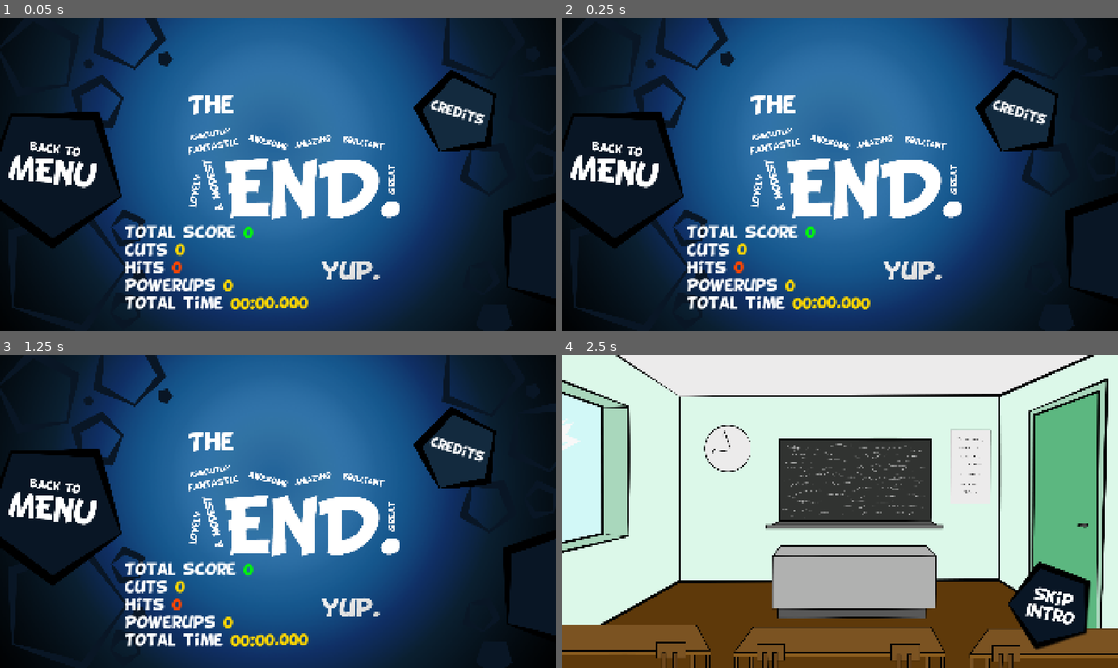
Above: before the commit, frames 1-4 (two rows, left to right).
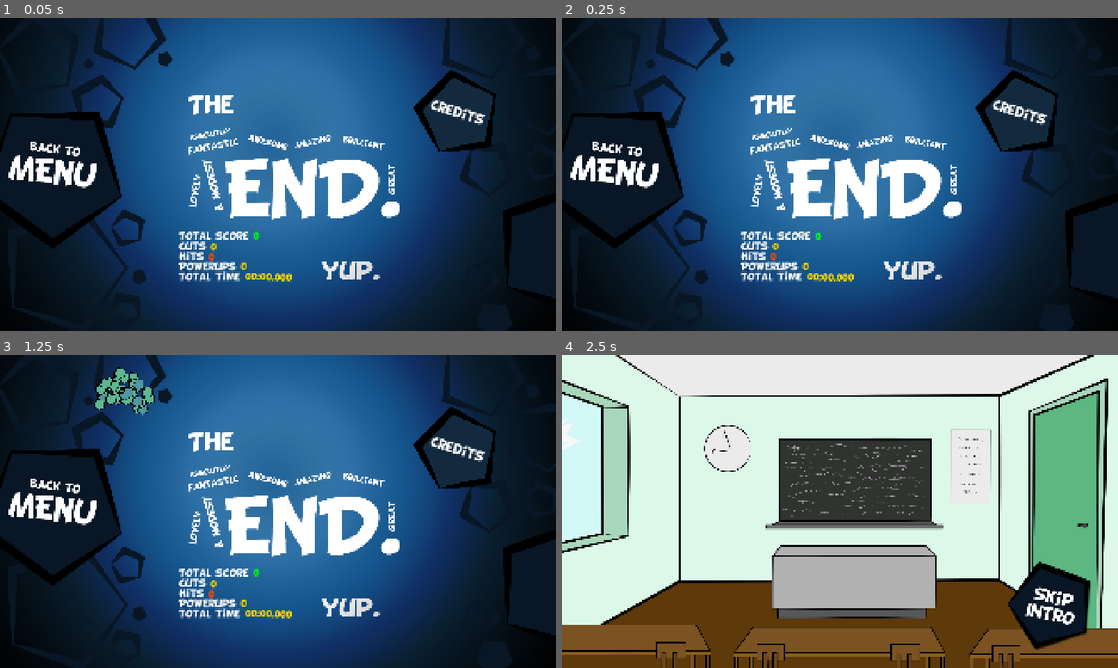
Above: after the commit, the same moments.

Repository: Trickylady/The-Exam-Scam
Game: Godot game, scene res://scenes/youwin.tscn
The game is run twice, just before and just after one commit, with the same random seed, the same clock (stepped at 60 frames per second) and the same inputs. This scene is started directly instead of the project's main scene.
Inputs (mouse positions are in pixels of both pictures, inside the frame that each line leads up to):
- Up to frame 1 (0.05 s): no input
- Up to frame 2 (0.25 s): no input
- Up to frame 3 (1.25 s): tap Enter at 0.5 s; move the mouse to (400, 495) at 0.52 s; hold A (boost_speed) from 0.53 s (still down); click (400, 495) at 0.67 s
- Up to frame 4 (2.5 s): release A (boost_speed) at 1.25 s; click (617, 511) at 1.25 s; click (851, 473) at 2 s

The runs differ from the first frame. In frame 1, 3.4% of the frame differs, in the area x 22-56%, y 66-94%; in frame 2, 3.4%; in frame 3, 4.4%, in the area x 16-56%, y 3-94%; in frame 4, nothing differs.

Commit message:
fireworks and ui update

Diff:
--- /dev/null
+++ b/instances/fireworks.tscn
@@ -0,0 +1,36 @@
+[gd_scene load_steps=5 format=3 uid="uid://cxrv7vliiuic8"]
+
+[ext_resource type="Texture2D" uid="uid://6pne2ccagldk" path="res://images/ui/emptybutton.png" id="1_ycncq"]
+
+[sub_resource type="Curve" id="Curve_amtt2"]
+_data = [Vector2(0, 0.0453452), 0.0, 0.0, 0, 0, Vector2(0.100213, 0.958266), 0.0, 0.0, 0, 0, Vector2(1, 0), 0.0, 0.0, 0, 0]
+point_count = 3
+
+[sub_resource type="Gradient" id="Gradient_5e0pf"]
+offsets = PackedFloat32Array(0.426637, 0.756208, 1)
+colors = PackedColorArray(1, 1, 1, 1, 1, 1, 1, 0.571823, 0, 0, 0, 0)
+
+[sub_resource type="Gradient" id="Gradient_ycncq"]
+interpolation_mode = 1
+offsets = PackedFloat32Array(0, 0.593679)
+colors = PackedColorArray(0.601782, 0.851317, 0.753205, 1, 0.501961, 0.701961, 0.839216, 1)
+
+[node name="fireworks" type="CPUParticles2D"]
+emitting = false
+amount = 40
+texture = ExtResource("1_ycncq")
+lifetime = 1.2
+one_shot = true
+explosiveness = 0.96
+direction = Vector2(0, -1)
+spread = 120.0
+initial_velocity_min = 55.78
+initial_velocity_max = 382.31
+damping_min = 4.082
+damping_max = 10.613
+scale_amount_min = 0.05
+scale_amount_max = 0.05
+scale_amount_curve = SubResource("Curve_amtt2")
+color = Color(0.601782, 0.851317, 0.753205, 1)
+color_ramp = SubResource("Gradient_5e0pf")
+color_initial_ramp = SubResource("Gradient_ycncq")
--- a/instances/score_recap.gd
+++ b/instances/score_recap.gd
@@ -15,6 +15,6 @@
 	$lb_score.text = text
 
 
-func stat_value(value: Variant, col: Color = Color.GOLD, text_size: int = 50) -> String:
+func stat_value(value: Variant, col: Color = Color.GOLD, text_size: int = 30) -> String:
 	var col_hex: String = col.to_html(false)
 	return "[color=%s][font_size=%s][wave]%s[/wave][/font_size][/color]" % [col_hex, text_size, value]
--- a/instances/score_recap.tscn
+++ b/instances/score_recap.tscn
@@ -22,6 +22,7 @@
 [node name="lb_score" type="RichTextLabel" parent="."]
 layout_mode = 2
 size_flags_horizontal = 3
+theme_override_font_sizes/normal_font_size = 30
 bbcode_enabled = true
 text = "Total
 Cuts
--- a/scenes/youlose.tscn
+++ b/scenes/youlose.tscn
@@ -34,9 +34,9 @@
 
 [node name="score_recap" parent="." instance=ExtResource("4_udcgi")]
 layout_mode = 0
-offset_left = 429.0
-offset_top = 711.0
+offset_left = 605.0
+offset_top = 703.0
 offset_right = 1047.0
-offset_bottom = 981.0
+offset_bottom = 878.0
 
 [connection signal="pressed" from="btn_go_to_menu" to="." method="_on_btn_go_to_menu_pressed"]
--- a/scenes/youwin.gd
+++ b/scenes/youwin.gd
@@ -11,6 +11,26 @@
 func _on_btn_go_to_menu_pressed() -> void:
 	Mng.go_to_main_menu()
 
+var _next_interval: float = 1.0
+var _interval: float = 0.0
+func _process(delta: float) -> void:
+	_interval += delta
+	if _interval > _next_interval:
+		_interval = 0
+		_next_interval = randf_range(0.1, 1.5)
+		var new_pos: Vector2 = Vector2.ZERO
+		new_pos.x = randf_range(size.x/8.0, size.x - size.x/8.0)
+		new_pos.y = randf_range(0, 1.5 * size.y/8.0)
+		_add_firework_at_pos(new_pos)
+
+
+func _add_firework_at_pos(pos: Vector2) -> void:
+	var new_firework: CPUParticles2D = preload("res://instances/fireworks.tscn").instantiate()
+	new_firework.position = pos
+	new_firework.finished.connect(new_firework.queue_free)
+	add_child(new_firework)
+	new_firework.emitting = true
+
 
 func _on_btn_credits_pressed() -> void:
 	$credits.show()
--- a/scenes/youwin.tscn
+++ b/scenes/youwin.tscn
@@ -61,16 +61,16 @@
 horizontal_alignment = 1
 vertical_alignment = 1
 
+[node name="score_recap" parent="." instance=ExtResource("4_wovw3")]
+layout_mode = 0
+offset_left = 617.0
+offset_top = 737.0
+offset_right = 1093.0
+offset_bottom = 912.0
+
 [node name="credits" parent="." instance=ExtResource("7_jxny4")]
 visible = false
 layout_mode = 1
 
-[node name="score_recap" parent="." instance=ExtResource("4_wovw3")]
-layout_mode = 0
-offset_left = 429.0
-offset_top = 711.0
-offset_right = 1047.0
-offset_bottom = 981.0
-
 [connection signal="pressed" from="btn_go_to_menu" to="." method="_on_btn_go_to_menu_pressed"]
 [connection signal="pressed" from="btn_credits" to="." method="_on_btn_credits_pressed"]
